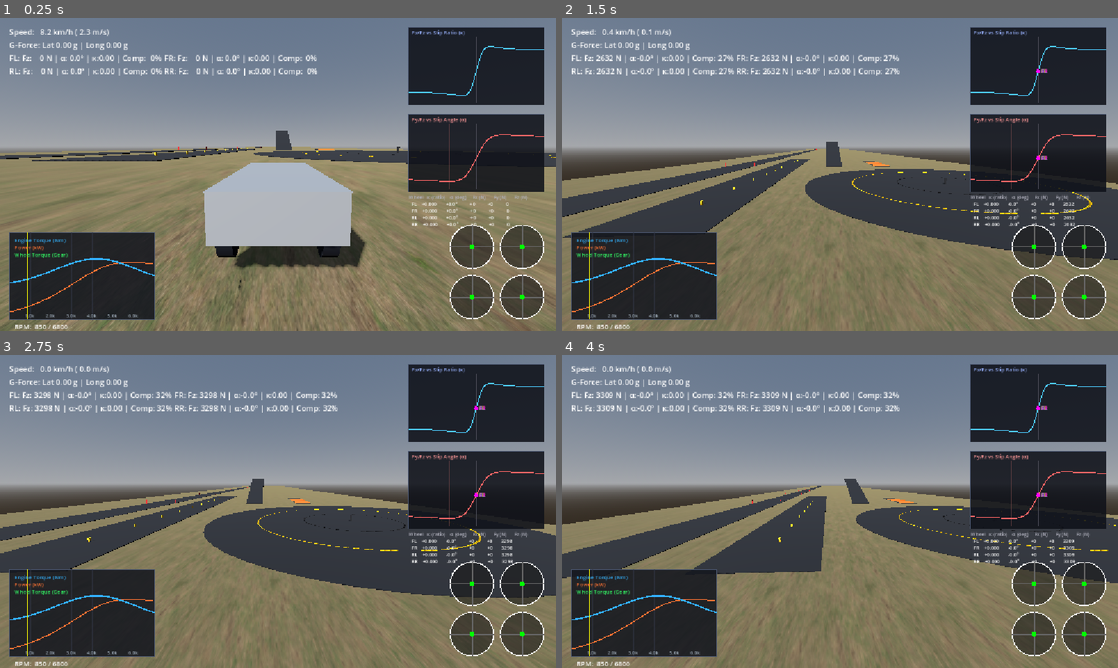
Above: before the commit, frames 1-4 (two rows, left to right).
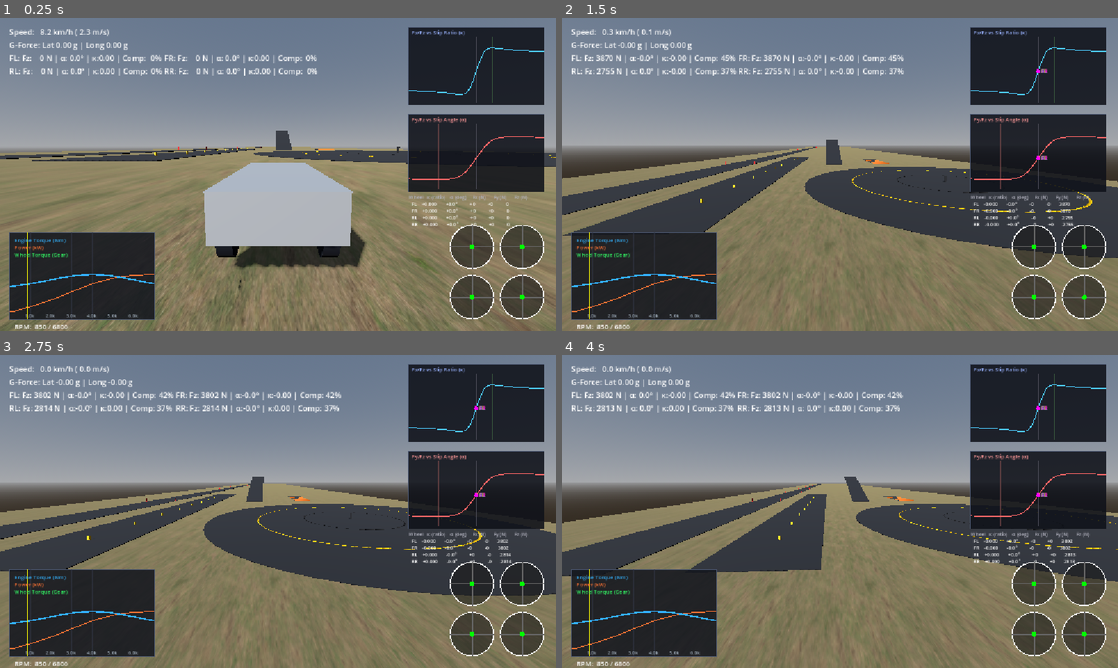
Above: after the commit, the same moments.

Repository: RealAbdurRehman/grounded
Game: Godot game, scene res://scenes/world/world.tscn
Same seed, same stepped clock (60 frames per second), same inputs: the game is played once before the commit and once after it.
Inputs (mouse positions are in pixels of both pictures, inside the frame that each line leads up to):
- Up to frame 1 (0.25 s): no input
- Up to frame 2 (1.5 s): tap Enter at 0.5 s; move the mouse to (867, 174) at 0.52 s; hold E (gear_up) 0.53-1.25 s; hold V (camera_mode) 0.53-1.25 s; click (867, 174) at 0.67 s; drag from (728, 190) to (812, 237) at 1.27 s
- Up to frame 3 (2.75 s): move the mouse to (333, 442) at 2.02 s; hold D (steer_right) from 2.03 s (still down); tap M (toggle_transmission) at 2.1 s
- Up to frame 4 (4 s): release D (steer_right) at 2.75 s; drag from (812, 574) to (673, 464) at 2.77 s; tap Space at 3.5 s; move the mouse to (1006, 558) at 3.52 s; hold A (steer_left) from 3.53 s (still down); hold Shift from 3.53 s (still down)

The runs differ from the first frame. In frame 1, 0.8% of the frame differs, in the area x 1-98%, y 6-94%; in frame 2, 5.4%, in the area x 0-100%, y 3-99%; in frame 3, 5.3%; in frame 4, 4.6%.

Commit message:
Refactor center of mass into a marker and adjust test vehicle parameters

Diff:
--- a/resources/tires/default.tres
+++ b/resources/tires/default.tres
@@ -4,4 +4,11 @@
 
 [resource]
 script = ExtResource("1_vy5lg")
+long_B = 12.0
+long_C = 1.45
+long_D = 1.0
+lat_B = 10.0
+lat_C = 1.3
+lat_D = 0.92
+lat_E = -0.8
 metadata/_custom_type_script = "uid://cebjfe6e5lo5m"
--- a/scenes/vehicle/vehicle.tscn
+++ b/scenes/vehicle/vehicle.tscn
@@ -75,3 +75,8 @@
 [node name="Mesh" type="MeshInstance3D" parent="Wheels/WheelRR" unique_id=1706105306]
 transform = Transform3D(-4.371139e-08, -1, 0, 1, -4.371139e-08, 0, 0, 0, 1, 0, 0, 0)
 mesh = SubResource("CylinderMesh_8rti0")
+
+[node name="Markers" type="Node3D" parent="." unique_id=111010334]
+
+[node name="CenterOfMass" type="Marker3D" parent="Markers" unique_id=779543473]
+transform = Transform3D(1, 0, 0, 0, 1, 0, 0, 0, 1, 0, 0, -0.2)
--- a/scenes/world/world.tscn
+++ b/scenes/world/world.tscn
@@ -592,27 +592,58 @@
 [node name="WorldEnvironment" type="WorldEnvironment" parent="Environment" unique_id=1347009838]
 environment = SubResource("Environment_t5ptc")
 
-[node name="Vehicle" parent="." unique_id=429220544 node_paths=PackedStringArray("wheel_fl", "wheel_fr", "wheel_rl", "wheel_rr", "engine_node", "drivetrain_node", "telemetry_hud") instance=ExtResource("3_j2gmx")]
+[node name="Vehicle" parent="." unique_id=429220544 node_paths=PackedStringArray("wheel_fl", "wheel_fr", "wheel_rl", "wheel_rr", "engine_node", "drivetrain_node", "center_of_mass_node", "telemetry_hud") instance=ExtResource("3_j2gmx")]
 transform = Transform3D(1, 0, 0, 0, 1, 0, 0, 0, 1, 0, 1.5, 525)
+brake_bias_front = 0.75
+drag_coefficient = 0.31
 wheel_fl = NodePath("Wheels/WheelFL")
 wheel_fr = NodePath("Wheels/WheelFR")
 wheel_rl = NodePath("Wheels/WheelRL")
 wheel_rr = NodePath("Wheels/WheelRR")
 engine_node = NodePath("Engine")
 drivetrain_node = NodePath("Drivetrain")
+center_of_mass_node = NodePath("Markers/CenterOfMass")
 telemetry_hud = NodePath("../Telemetry/TelemetryDebug")
 
+[node name="Engine" parent="Vehicle" index="2" unique_id=1472005107]
+displacement = 140.0
+boost = 225.0
+cam_peak_rpm = 4000.0
+bandwidth = 3000.0
+flywheel_inertia = 0.2
+engine_braking_factor = 45.0
+
+[node name="Drivetrain" parent="Vehicle" index="3" unique_id=1060942932]
+drivetrain_efficiency = 0.88
+gear_ratios = Array[float]([-3.4, 0.0, 3.6, 2.05, 1.4, 1.05, 0.84, 0.68])
+final_drive_ratio = 3.8
+shift_delay_seconds = 0.2
+auto_upshift_rpm = 5200.0
+auto_downshift_rpm = 1600.0
+
 [node name="WheelFL" parent="Vehicle/Wheels" parent_id_path=PackedInt32Array(429220544, 2027221242) index="0" unique_id=1185262635]
+spring_stiffness = 26000.0
+damper_stiffness = 2300.0
 tire_model = ExtResource("4_1yooq")
+rolling_resistance_coef = 0.012
 
 [node name="WheelFR" parent="Vehicle/Wheels" parent_id_path=PackedInt32Array(429220544, 2027221242) index="1" unique_id=1065968054]
+spring_stiffness = 26000.0
+damper_stiffness = 2300.0
 tire_model = ExtResource("4_1yooq")
+rolling_resistance_coef = 0.012
 
 [node name="WheelRL" parent="Vehicle/Wheels" parent_id_path=PackedInt32Array(429220544, 2027221242) index="2" unique_id=136557973]
+spring_stiffness = 22000.0
+damper_stiffness = 2000.0
 tire_model = ExtResource("4_1yooq")
+rolling_resistance_coef = 0.012
 
 [node name="WheelRR" parent="Vehicle/Wheels" parent_id_path=PackedInt32Array(429220544, 2027221242) index="3" unique_id=834798633]
+spring_stiffness = 22000.0
+damper_stiffness = 2000.0
 tire_model = ExtResource("4_1yooq")
+rolling_resistance_coef = 0.012
 
 [node name="Tests" type="Node3D" parent="." unique_id=1518008125]
 transform = Transform3D(1, 0, 0, 0, 1, 0, 0, 0, 1, -53.848, 0.6, 500)
--- a/scripts/vehicle/vehicle.gd
+++ b/scripts/vehicle/vehicle.gd
@@ -30,17 +30,21 @@
 @export var engine_node: VehicleEngine
 @export var drivetrain_node: Drivetrain
 
+@export var center_of_mass_node: Marker3D
+
 @export var telemetry_hud: Telemetry
 
 var throttle_input: float = 0.0
 var brake_input: float = 0.0
 var steer_input: float = 0.0
 
+var _com_applied: Vector3 = Vector3.INF
+
 func _ready() -> void:
 	mass = vehicle_mass
 
 	center_of_mass_mode = RigidBody3D.CENTER_OF_MASS_MODE_CUSTOM
-	center_of_mass = Vector3(0.0, -0.2, 0.0)
+	_sync_center_of_mass()
 
 	continuous_cd = true
 
@@ -49,6 +53,13 @@
 
 	linear_damp = 0.0
 	angular_damp = 0.0
+
+func _sync_center_of_mass() -> void:
+	var local_com: Vector3 = to_local(center_of_mass_node.global_position)
+	if local_com.is_equal_approx(_com_applied): return
+
+	_com_applied = local_com
+	center_of_mass = local_com
 
 func _physics_process(delta: float) -> void:
 	_handle_inputs(delta)
